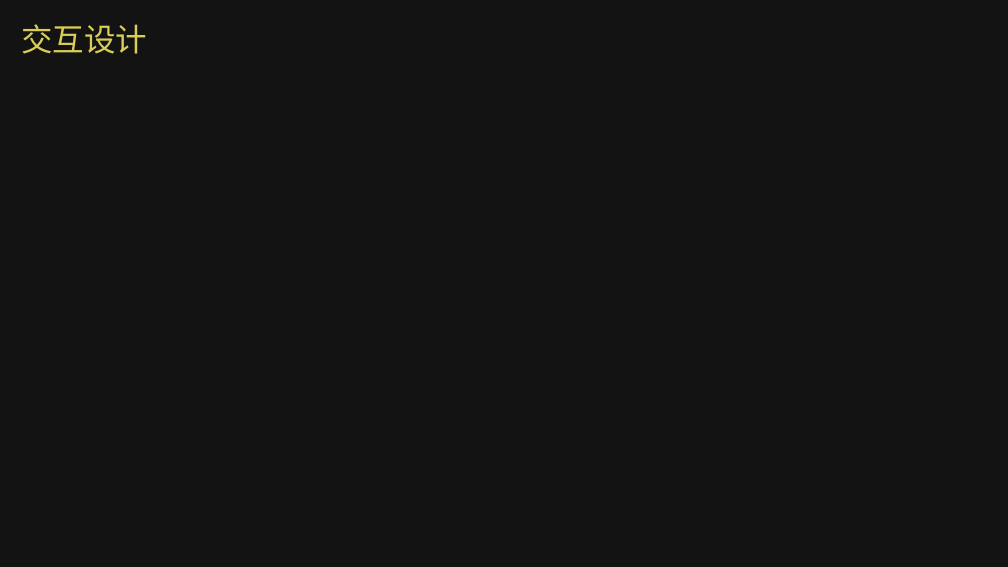
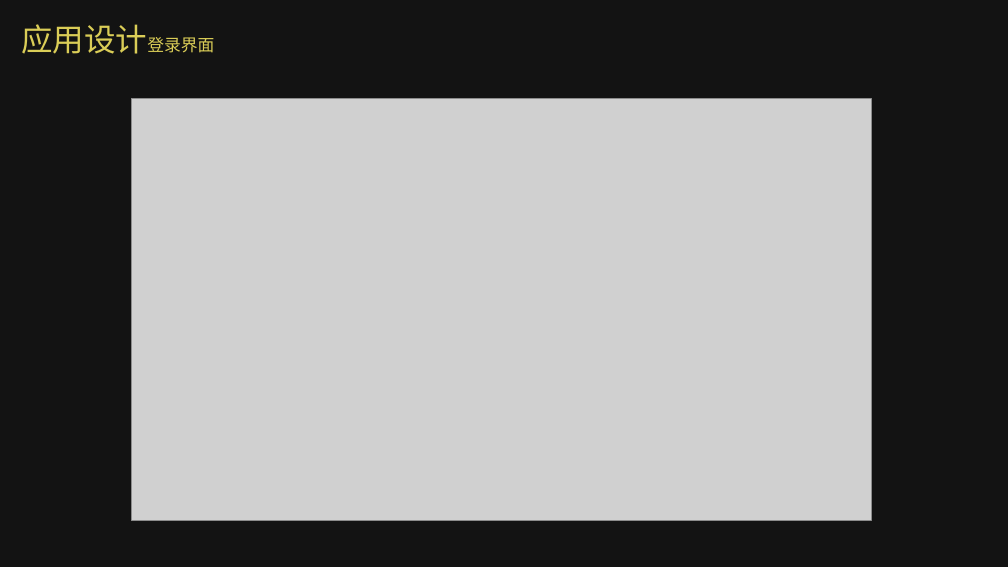
Before and after one commit to WEASP/our-project, a slide deck: slide 23 of Tasks/Task10/高子峰组-知否演示ppt.pptx. Drawn at 1008x567 pixels with LibreOffice and Linux fonts; fonts in the diff are those of the drawing; grey boxes stand for pictures; background and template pictures are left out; a plain dark background stands for a picture behind light text. Boxes give left, top, right and bottom in pixels: in the first picture for what was removed or moved away, otherwise in the second. Text is boxed around its words. In the diff, an @@ line names an element or a change of style, - is before the commit and + after.

```diff
--- a/Tasks/Task10/高子峰组-知否演示ppt.pptx
+++ b/Tasks/Task10/高子峰组-知否演示ppt.pptx
@@ text at (21, 24, 214, 54): text changed @@
-交互设计
+应用设计登录界面
@@ picture added at (131, 98, 871, 520) @@
```
Also in this commit, not shown: 1 other slide changed, 5 slides added.
